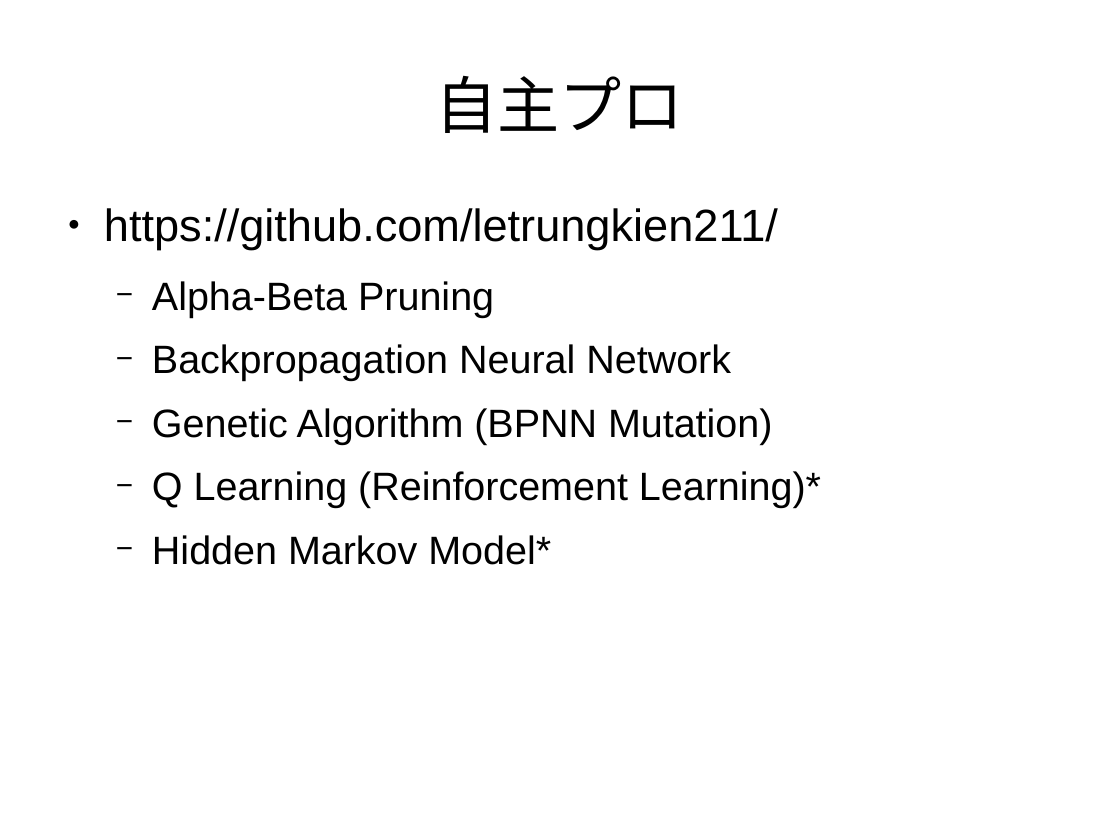
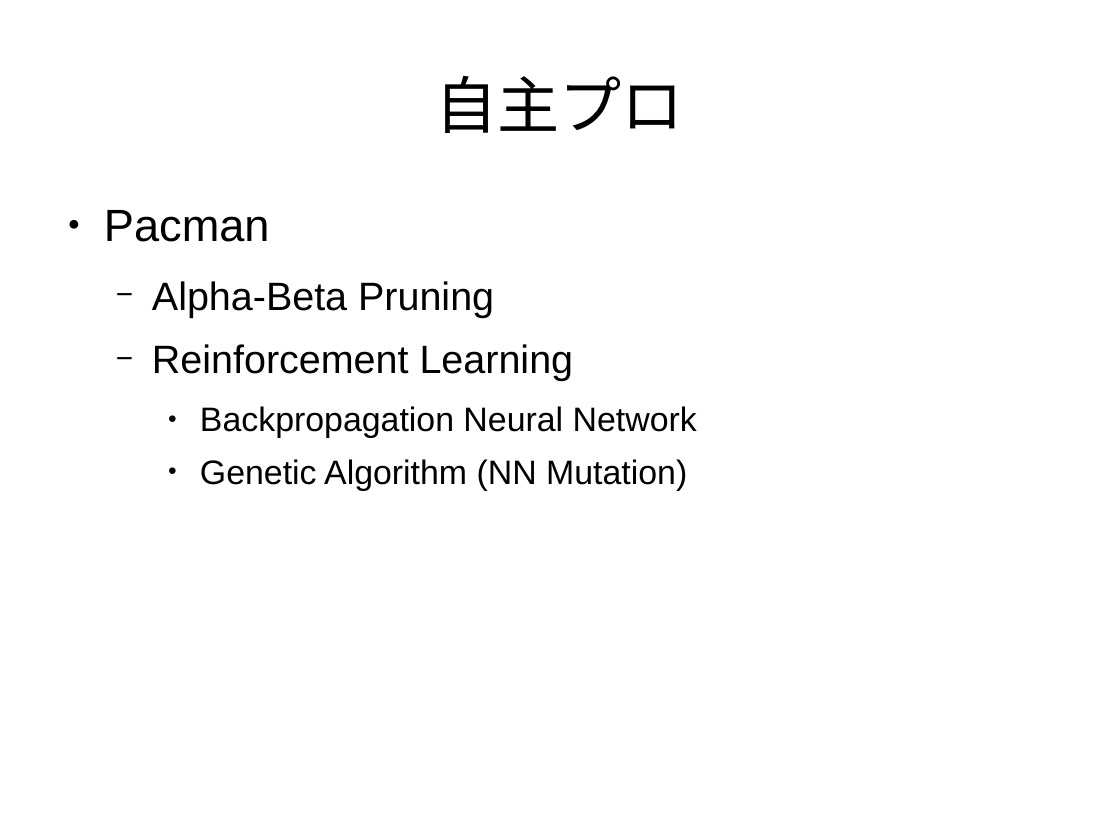
Before and after one commit to letrungkien211/Pacman, a slide deck: slide 2 of Jishu.odp. Drawn at 1120x840 pixels with LibreOffice and Linux fonts; fonts in the diff are those of the drawing. Boxes give left, top, right and bottom in pixels: in the first picture for what was removed or moved away, otherwise in the second. Text is boxed around its words. In the diff, an @@ line names an element or a change of style, - is before the commit and + after.

```diff
--- a/Jishu.odp
+++ b/Jishu.odp
@@ text at box(104, 210, 270, 242): text changed @@
-● https://github.com/letrungkien211/
+● Pacman
@@ text at box(152, 344, 574, 381): paragraph added @@
+  − Reinforcement Learning
@@ text at box(200, 406, 697, 438): size 28 to 24 pt in "Backpropagation Neural Network"; bullet − to ●; list level 2 to 3 in "Backpropagation Neural Network" @@
@@ text at box(200, 459, 687, 491): text changed; size 28 to 24 pt @@
-  − Genetic Algorithm (BPNN Mutation)
-  − Q Learning (Reinforcement Learning)*
-  − Hidden Markov Model*
+    ● Genetic Algorithm (NN Mutation)
```
Also in this commit, not shown: 1 slide added, 11 other files.
